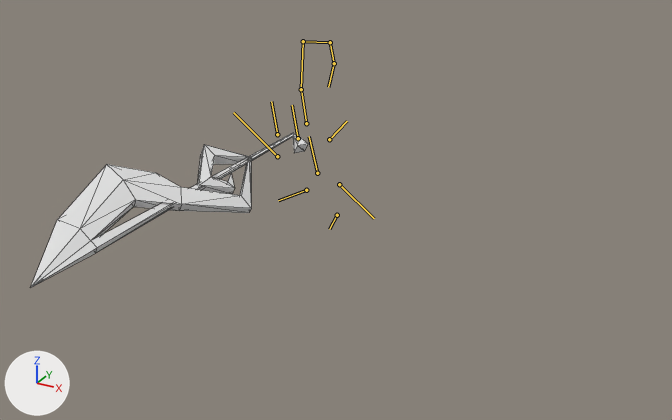
The glTF model Project/Resources/Models/Player_WeakAttack1_1_W/Player_WeakAttack1_1_W.gltf, before and after one commit.
Camera for both pictures: a 50 mm lens placed at (11.69, -19.92, 10.1), pointed at (2.15, -2.56, 1.42). Lighting does not change. The marker at lower left points along +X, +Y and +Z. Both versions are drawn at frame 8 of the action 'アーマチュアアクション'; the numbers are the values there. The bones that bend it are drawn over the model as lines. Mesh edges are drawn as thin lines.

Objects in the first picture: 'Wepon'.
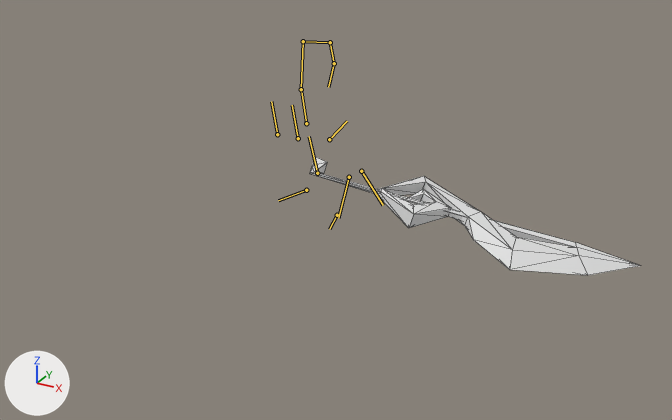
The change in detail:
Bone 'ボーン.002' (bone_ボーン_002) turns from (0, 0, 0) to (0, 35, 0) degrees about its own x, y and z.
Bone 'ボーン.002.R' (bone_ボーン_002_r) moves from (-0.503, -0.827, 0.906) to (-1.936, -0.577, 1.011).
Bone 'ボーン.002.R' (bone_ボーン_002_r) turns from (-14, -4, -100) to (76, -4, -100) degrees about its own x, y and z.
Bone 'ボーン.002.R' (bone_ボーン_002_r) is rescaled from (1.39, 1.39, 1.39) to (1.51, 1.51, 1.51).

Changed parts and their boxes [x1, y1, x2, y2] in the pictures (672 x 420 px):
'Wepon', posed (19% wider, 23% shorter): before [31, 133, 308, 287]; after [310, 157, 641, 275]
bone 'ボーン.002.R', root to tip: before (277, 156) to (233, 112); after (349, 177) to (338, 218)
